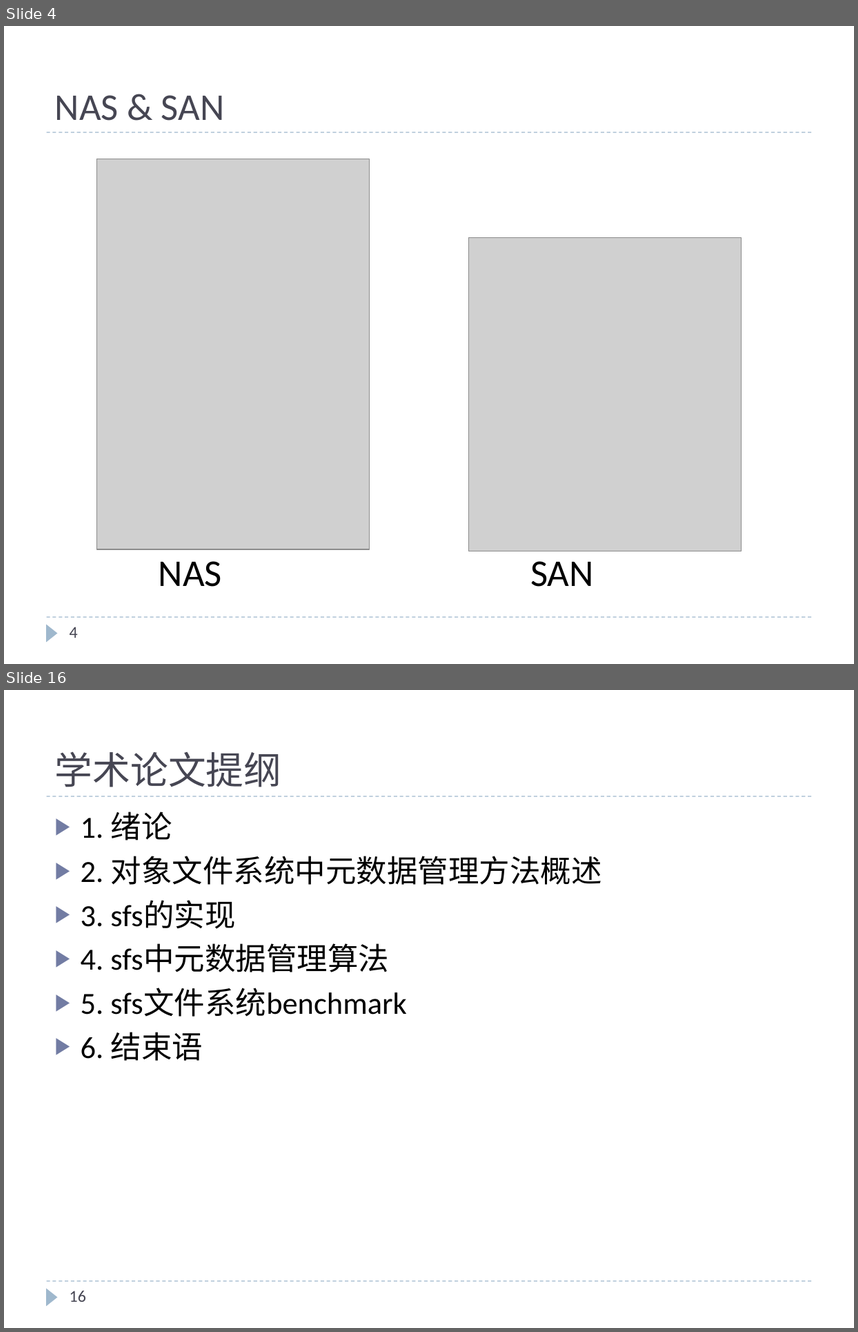
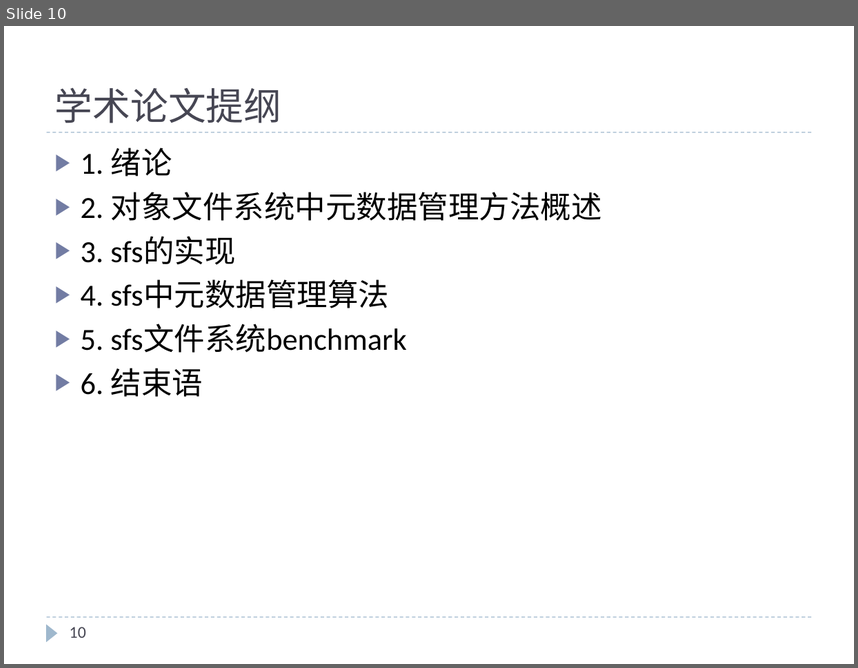
Before and after one commit to cheliequan/idning-paper, a slide deck: draft/中期.pptx. Shown one above the other, each under a label of ours: slides 4 and 16 before the commit, slide 10 after it; the slides between them are not shown. The pictures are 858x1332 and 858x668 pixels, drawn with LibreOffice and Linux fonts; fonts in the diff are those of the drawing; grey boxes stand for pictures. Boxes give left, top, right and bottom in pixels: in the first picture for what was removed or moved away, otherwise in the second. Text is boxed around its words. In the diff, an @@ line names an element or a change of style, - is before the commit and + after.

```diff
--- a/draft/中期.pptx
+++ b/draft/中期.pptx
@@ slide 4 removed at (4,26,854,664), background #FFFFFF; not listed: 3 template elements that a slide beside it also shows @@
@@ title removed at (55,95,225,121) @@
-NAS & SAN
@@ picture removed at (96,158,369,549) @@
@@ picture removed at (469,238,741,550) @@
@@ text removed at (159,561,222,586) @@
-NAS
@@ text removed at (530,561,594,586) @@
-SAN
@@ page number removed at (70,626,78,637) @@
-4
@@ what was slide 16 is now slide 10 @@
@@ page number at (70,626,86,637): text changed @@
-16
+10
```
Also in this commit, not shown: 6 slides changed, 4 slides added, 9 other slides removed, 2 other files.
